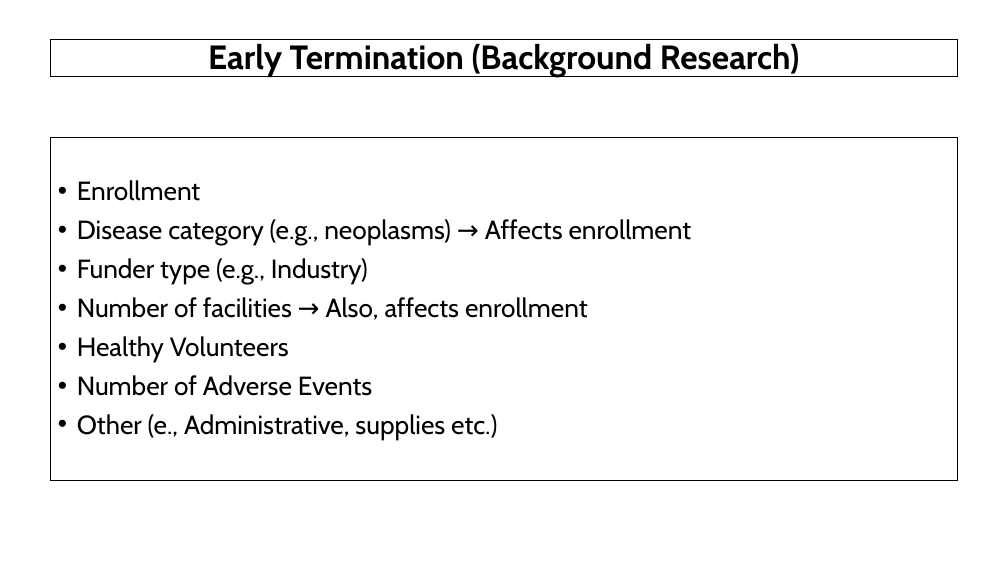
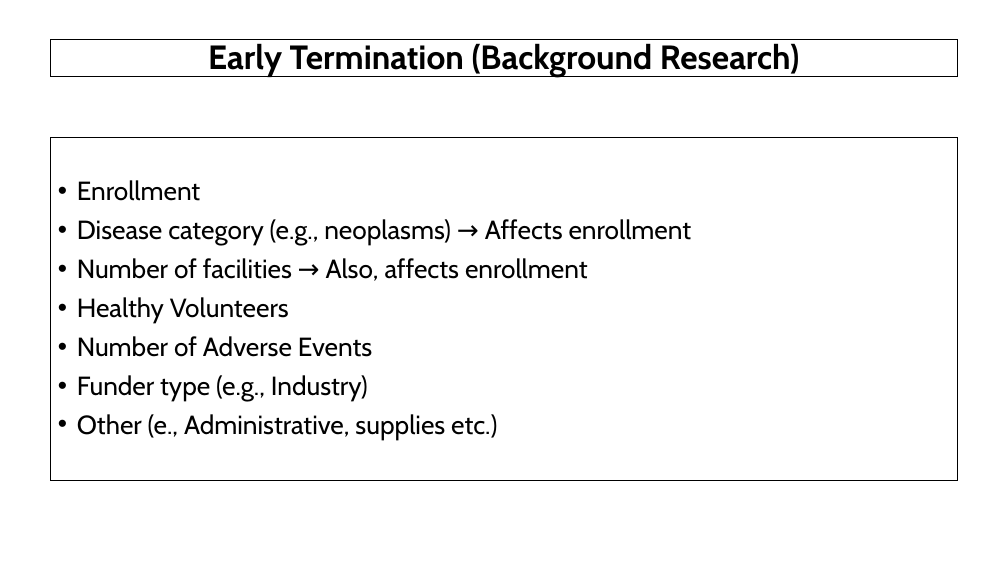
Before and after one commit to AndreouEugenia/Thesis, a slide deck: slide 8 of Thesis_Presentation.pptx. Drawn at 1008x567 pixels with LibreOffice and Linux fonts; fonts in the diff are those of the drawing; background and template pictures are left out. Boxes give left, top, right and bottom in pixels: in the first picture for what was removed or moved away, otherwise in the second. Text is boxed around its words. In the diff, an @@ line names an element or a change of style, - is before the commit and + after.

```diff
--- a/Thesis_Presentation.pptx
+++ b/Thesis_Presentation.pptx
@@ text at (77, 258, 368, 284): paragraph removed @@
-• Funder type (e.g., Industry)
@@ text at (77, 375, 368, 401): paragraph added @@
+• Funder type (e.g., Industry)
```
Also in this commit, not shown: 16 other slides changed, 1 slide added, 15 other files.
